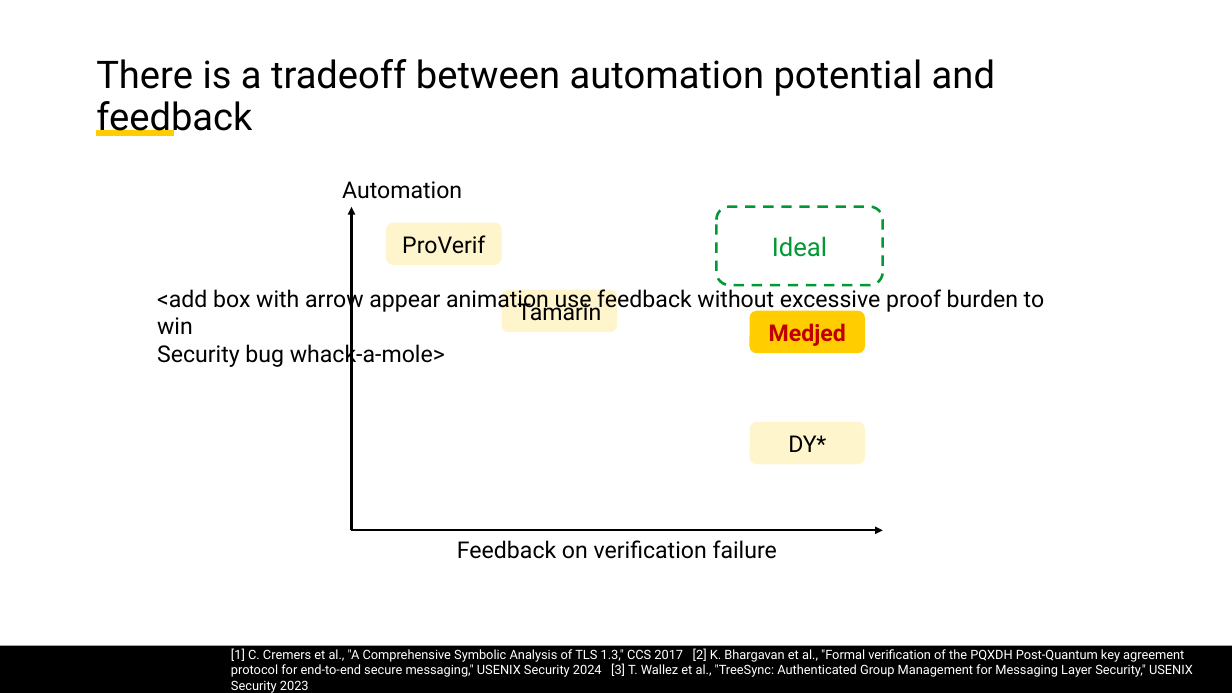
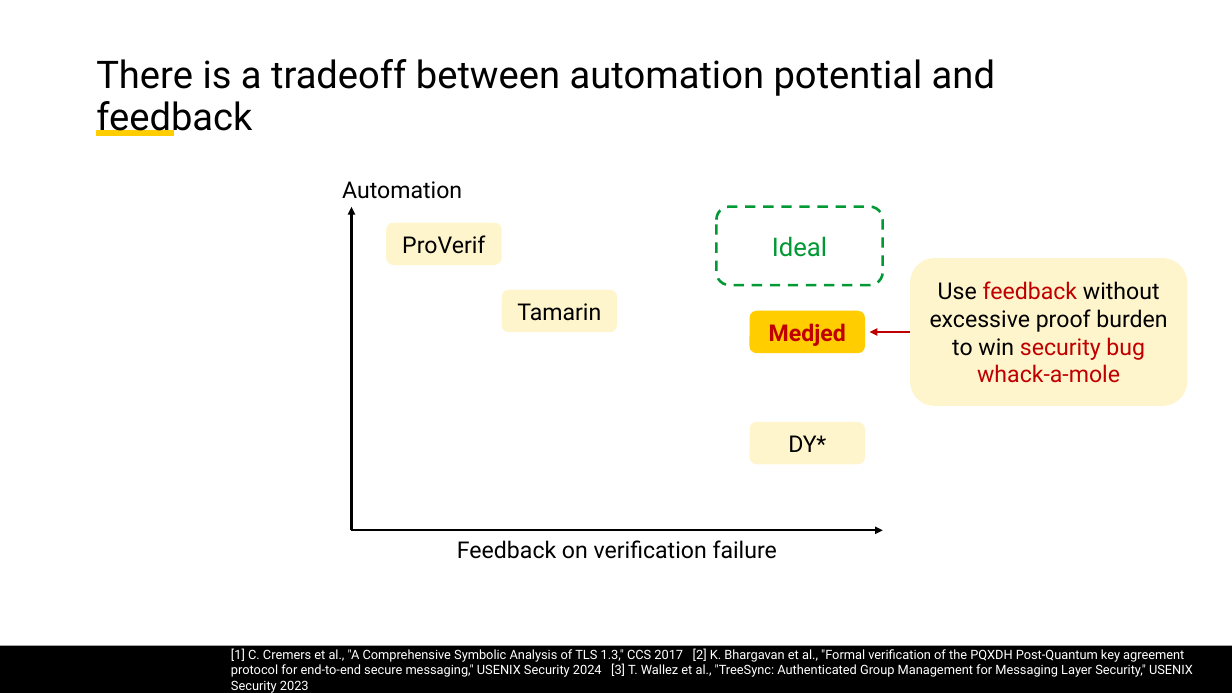
Before and after one commit to lorchrob/graduate_research_symposium, a slide deck: slide 29 of symposium_slides.pptx. Drawn at 1232x693 pixels with LibreOffice and Linux fonts; fonts in the diff are those of the drawing; background and template pictures are left out. Boxes give left, top, right and bottom in pixels: in the first picture for what was removed or moved away, otherwise in the second. Text is boxed around its words. In the diff, an @@ line names an element or a change of style, - is before the commit and + after.

Commit message:
Work on slides

```diff
--- a/symposium_slides.pptx
+++ b/symposium_slides.pptx
@@ rounded rectangle "Use feedback without excessive proof ...": place and size @@
-rounded rectangle "Use feedback without excessive proof ..." at [157, 286, 1045, 367]
+rounded rectangle "Use feedback without excessive proof ..." at [910, 258, 1188, 406]
@@ rounded rectangle "Use feedback without excessive proof ..." at [910, 258, 1188, 406]: vertical alignment top to middle; fill none to #FFF5CC @@
@@ text in rounded rectangle at [930, 281, 1167, 383]: text changed @@
-<add box with arrow appear animation use feedback without excessive proof burden to win
-Security bug whack-a-mole>
+Use feedback without excessive proof burden to win security bug whack-a-mole
@@ arrow added from (910, 332) to (870, 332), #C00000 1.75 pt @@
```
Also in this commit, not shown: 1 other slide changed.
